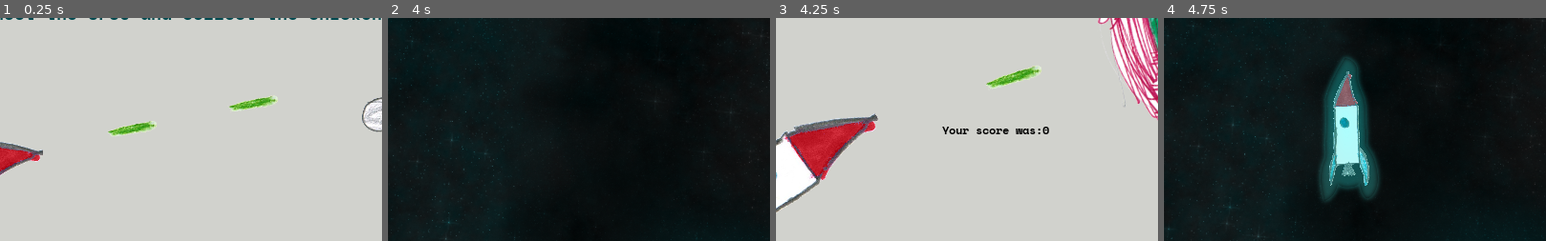
Above: before the commit, frames 1-4 (left to right).
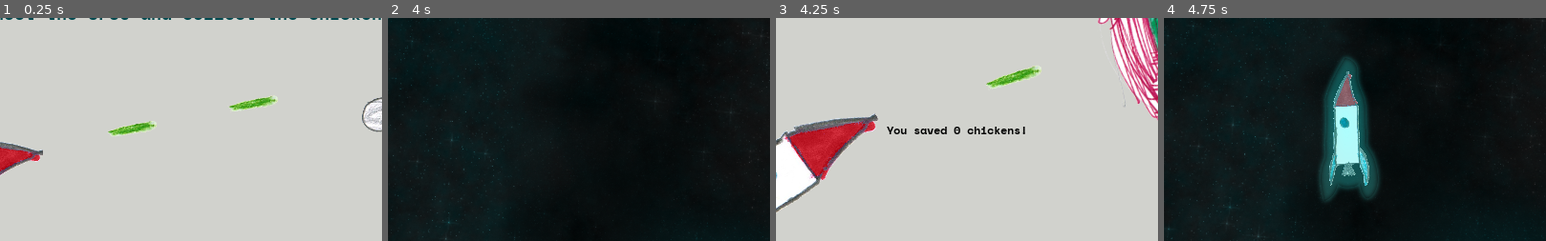
Above: after the commit, the same moments.

Repository: the-g-force/FamJam-April2020
Game: Godot game, scene res://src/MainMenu.tscn
Same seed, same stepped clock (60 frames per second), same inputs: the game is played once before the commit and once after it. Sound files missing from this copy of the repository are replaced by a short silence.
Inputs:
- Up to frame 1 (0.25 s): no input
- Up to frame 2 (4 s): click "Start" at 0.5 s; hold Right (TurnRight) 1.28-2.03 s; tap Space (Fire) at 1.35, 2.85 s; hold Left (TurnLeft) 2.03-2.78 s; tap Delete (die) at 2.1, 3.6 s; hold Right (TurnRight) 2.78-3.53 s; tap Enter at 3.5 s; hold Up (Thrust) from 3.53 s (still down)
- Up to frame 3 (4.25 s): keep holding Up (Thrust)
- Up to frame 4 (4.75 s): release Up (Thrust) at 4.25 s; click "Restart" at 4.25 s
The pictures show only the part of the screen within x 26-76%, y 25-75%; the shares and areas given below are measured in that part.

Frames 1-2 are identical in both runs. In frame 3, 0.9% of the frame differs, in the area x 29-72%, y 48-53%; in frame 4, nothing differs.

Commit message:
Change End text

Diff:
--- a/project/src/End.gd
+++ b/project/src/End.gd
@@ -6,7 +6,7 @@
 var _level : PackedScene = load("res://src/Level.tscn")
 
 func _ready():
-	_scoredisplay.text = "Your score was:" + str(PlayerStats.score)
+	_scoredisplay.text = "You saved " + str(PlayerStats.score) + " chickens!"
 
 
 func _on_Restart_pressed():
--- a/project/src/End.tscn
+++ b/project/src/End.tscn
@@ -76,7 +76,7 @@
 anchor_top = 0.5
 anchor_right = 0.5
 anchor_bottom = 0.5
-margin_left = -25.0
+margin_left = -100.0
 margin_top = -12.0
 margin_right = 25.0
 margin_bottom = 12.0
